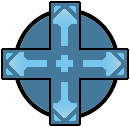
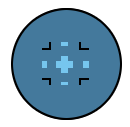
Comparing the layer stacks of the two 130 × 127 images. Changes:
hid "Pasted Layer #8" over (1, 48, 42, 80)
hid "Pasted Layer #7" over (88, 48, 129, 80)
hid "Pasted Layer #6" over (49, 1, 81, 42)
hid "Pasted Layer #5" over (49, 85, 81, 126)
painted on "Pasted Layer #2" over (42, 55, 89, 73)
painted on "Layer" over (11, 8, 122, 120)
